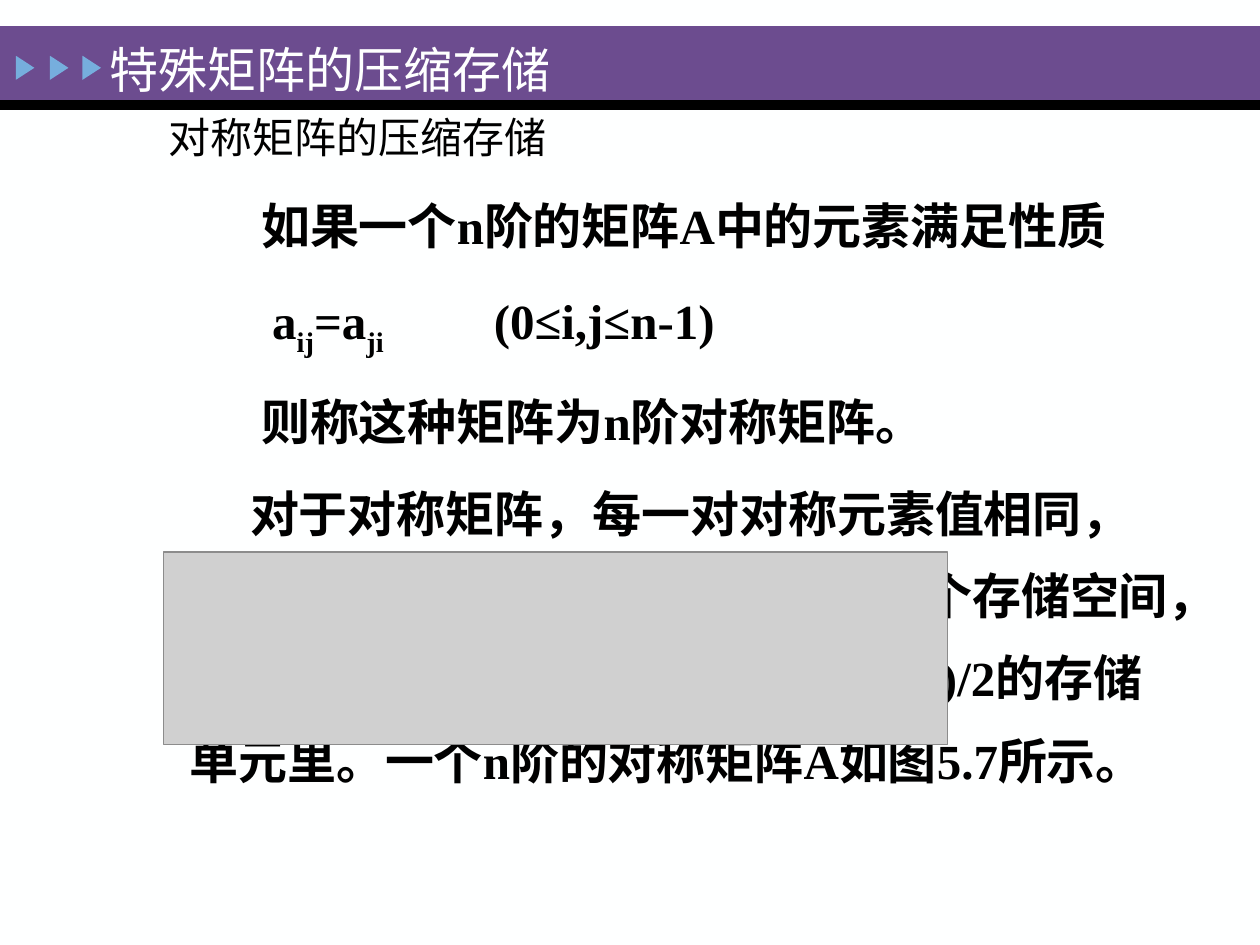
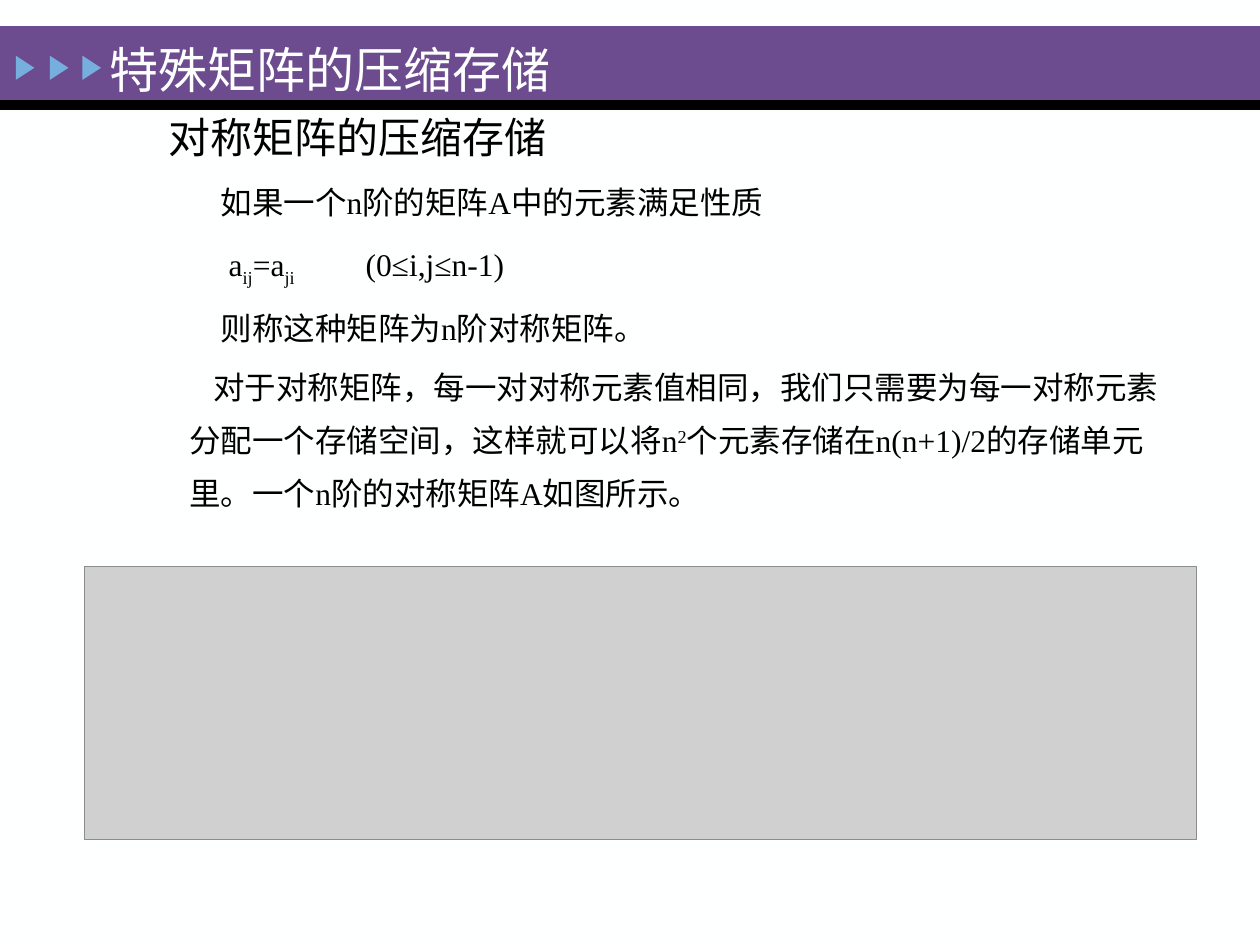
Before and after one commit to zeemeil/zeemeil.github.io, a slide deck: slide 116 of files/2025_1_DS/0319_DS_StringArrayGList.pptx. Drawn at 1260x945 pixels with LibreOffice and Linux fonts; fonts in the diff are those of the drawing; grey boxes stand for pictures. Boxes give left, top, right and bottom in pixels: in the first picture for what was removed or moved away, otherwise in the second. Text is boxed around its words. In the diff, an @@ line names an element or a change of style, - is before the commit and + after.

```diff
--- a/files/2025_1_DS/0319_DS_StringArrayGList.pptx
+++ b/files/2025_1_DS/0319_DS_StringArrayGList.pptx
@@ text at bbox=[221, 187, 764, 343]: size 28 to 18 pt, bold off in "如果一个n阶的矩阵A中的元素满足性质", "aij=aji (0≤i,j≤n-1)", "则称这种矩阵为n阶对称矩阵。"; less space between paragraphs @@
@@ text at bbox=[189, 372, 1158, 508]: text changed; size 28 to 18 pt; bold off @@
-  对于对称矩阵，每一对对称元素值相同，我们只需要为每一对称元素分配一个存储空间，这样就可以将n2个元素存储在n(n+1)/2的存储单元里。一个n阶的对称矩阵A如图5.7所示。
+  对于对称矩阵，每一对对称元素值相同，我们只需要为每一对称元素分配一个存储空间，这样就可以将n2个元素存储在n(n+1)/2的存储单元里。一个n阶的对称矩阵A如图所示。
@@ picture: place and size @@
-picture at bbox=[164, 552, 948, 745]
+picture at bbox=[84, 567, 1197, 840]
```
Also in this commit, not shown: 6 other slides changed, 10 other files.
